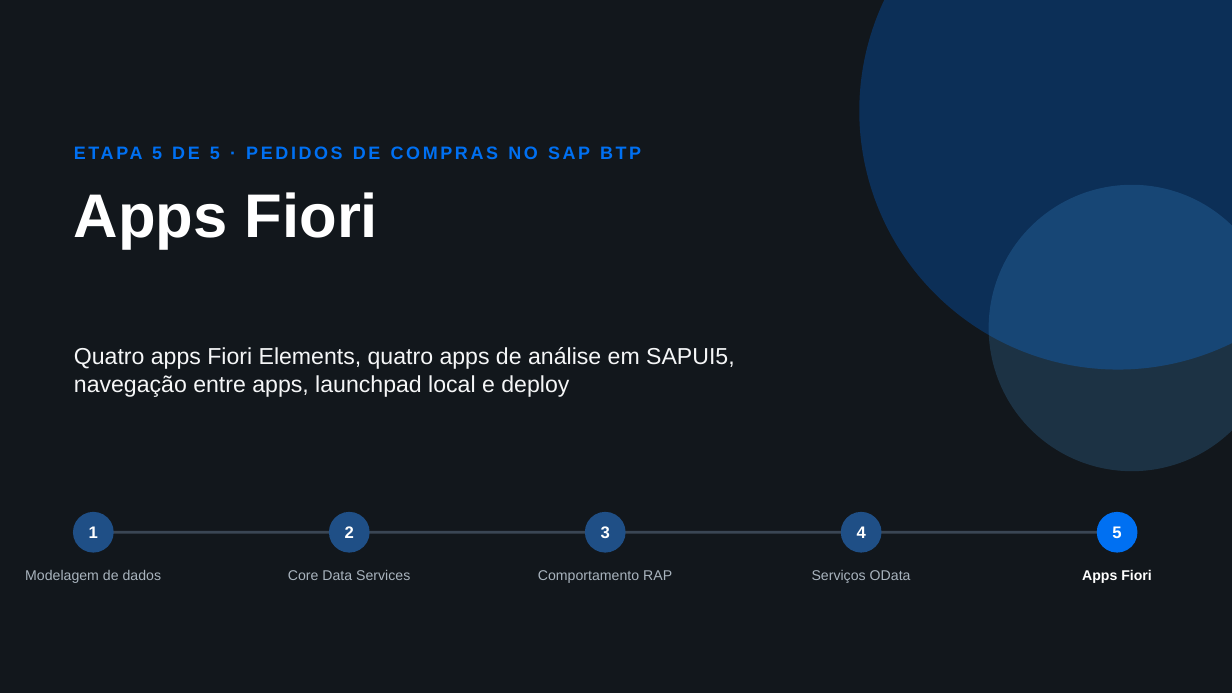
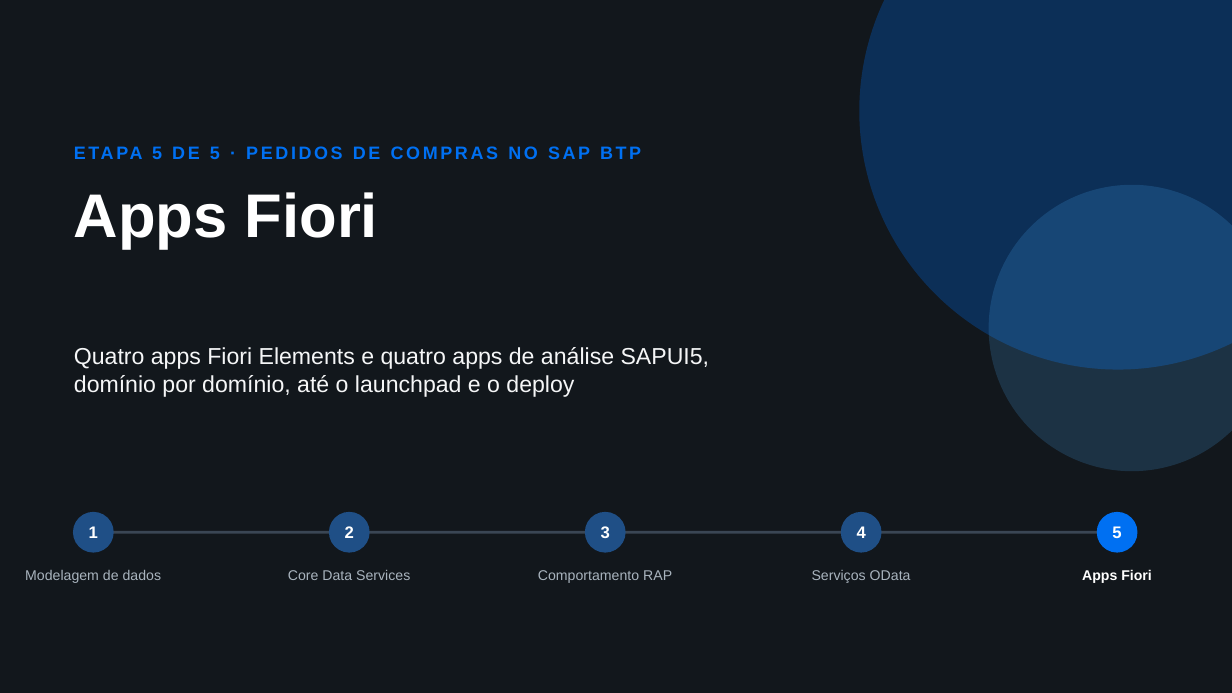
Before and after one commit to AdrianoBispo/sap-abap-rap-pedidos-de-compras-app, a slide deck: slide 1 of docs/apresentacoes/05-apps-fiori.pptx. Drawn at 1232x693 pixels with LibreOffice and Linux fonts; fonts in the diff are those of the drawing. Boxes give left, top, right and bottom in pixels: in the first picture for what was removed or moved away, otherwise in the second. Text is boxed around its words. In the diff, an @@ line names an element or a change of style, - is before the commit and + after.

```diff
--- a/docs/apresentacoes/05-apps-fiori.pptx
+++ b/docs/apresentacoes/05-apps-fiori.pptx
@@ text at bbox=[74, 347, 710, 397]: text changed @@
-Quatro apps Fiori Elements, quatro apps de análise em SAPUI5, navegação entre apps, launchpad local e deploy
+Quatro apps Fiori Elements e quatro apps de análise SAPUI5, domínio por domínio, até o launchpad e o deploy
```
Also in this commit, not shown: 6 other slides changed, 16 slides added, 3 slides removed.
